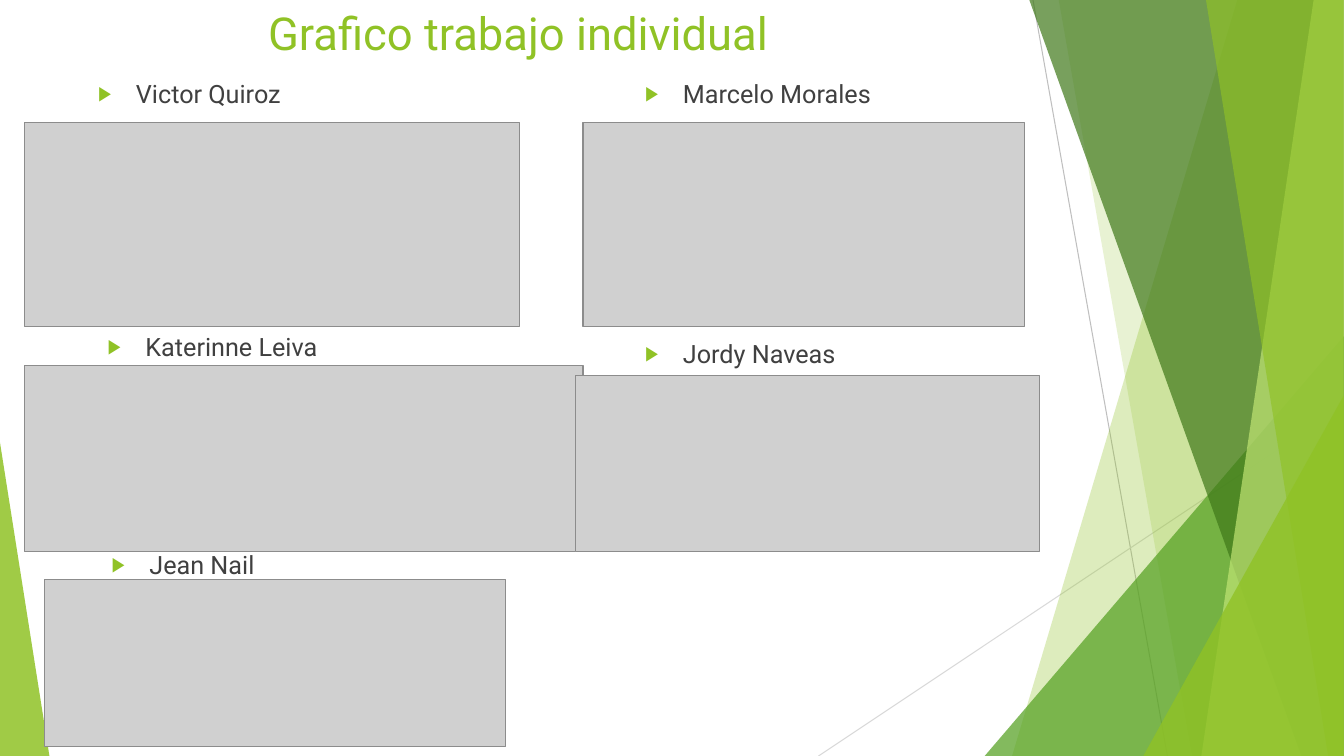
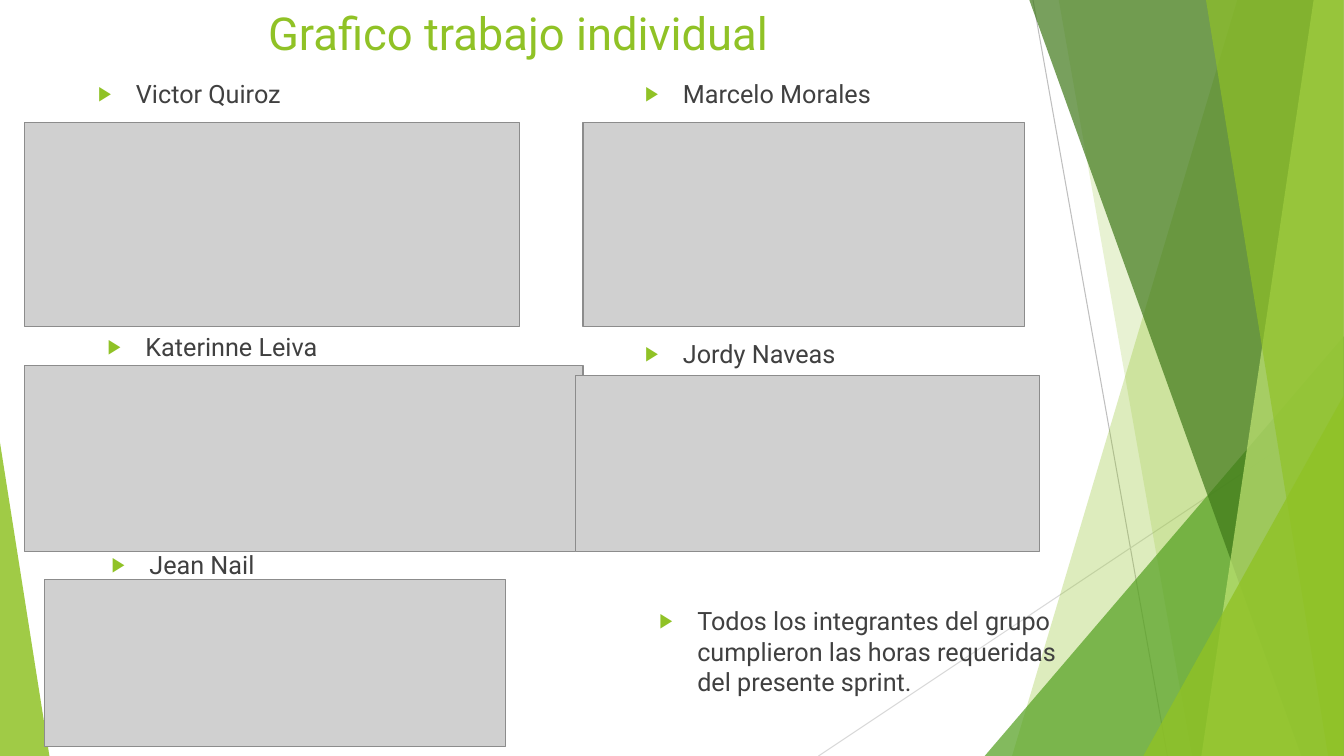
Before and after one commit to vicquiroz/SlimeSmasher, a slide deck: slide 7 of burndown y trabajo de equipo/Sprint 2 Finalizado/Presentacion Sprint 2.pptx. Drawn at 1344x756 pixels with LibreOffice and Linux fonts; fonts in the diff are those of the drawing; grey boxes stand for pictures. Boxes give left, top, right and bottom in pixels: in the first picture for what was removed or moved away, otherwise in the second. Text is boxed around its words. In the diff, an @@ line names an element or a change of style, - is before the commit and + after.

Commit message:
actualización presentación sprint 2
Cambios en conclusiones y actividades generales, se define más aún lo logrado.

```diff
--- a/burndown y trabajo de equipo/Sprint 2 Finalizado/Presentacion Sprint 2.pptx
+++ b/burndown y trabajo de equipo/Sprint 2 Finalizado/Presentacion Sprint 2.pptx
@@ text added at box(697, 611, 1056, 696), 18 pt, text #404040 @@
+▶ Todos los integrantes del grupo cumplieron las horas requeridas del presente sprint.
```
Also in this commit, not shown: 8 other slides changed.
